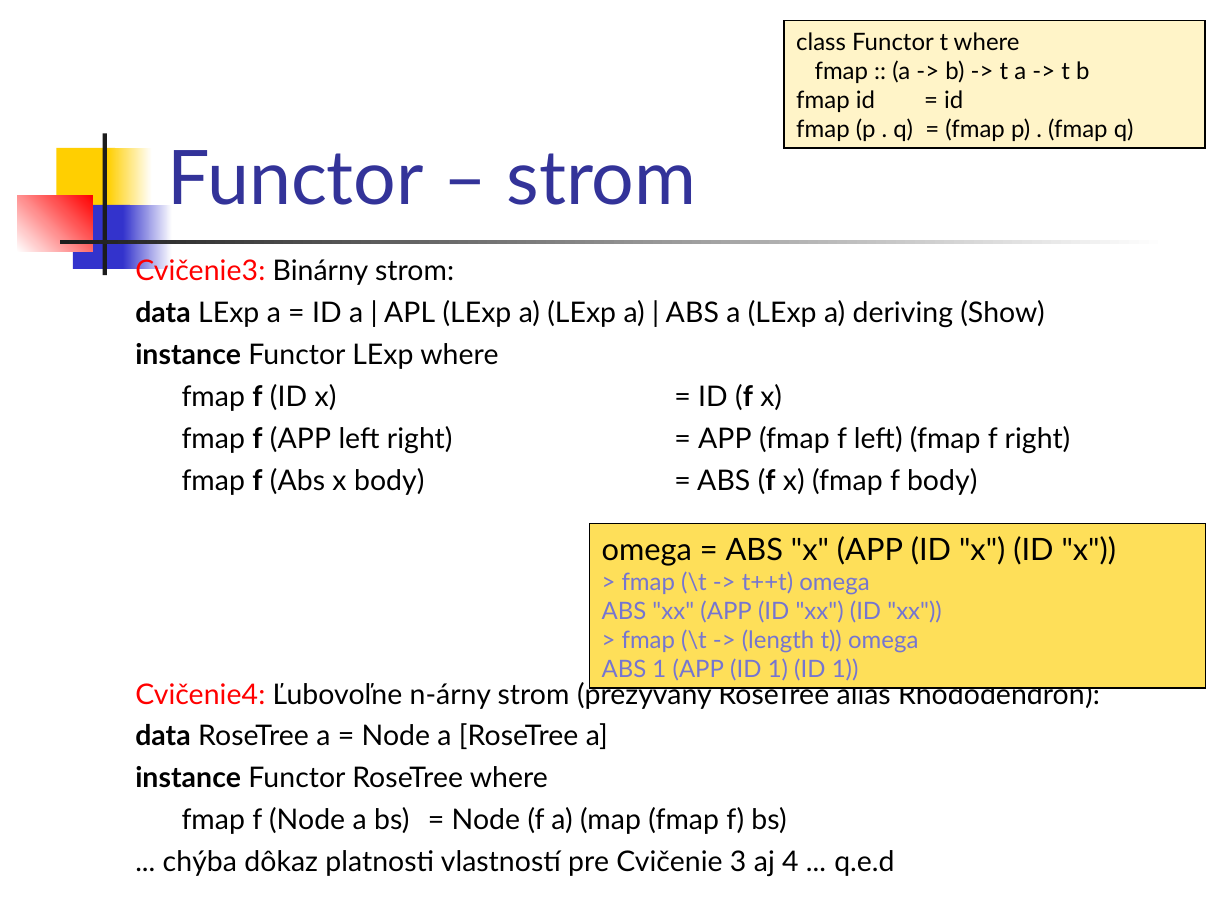
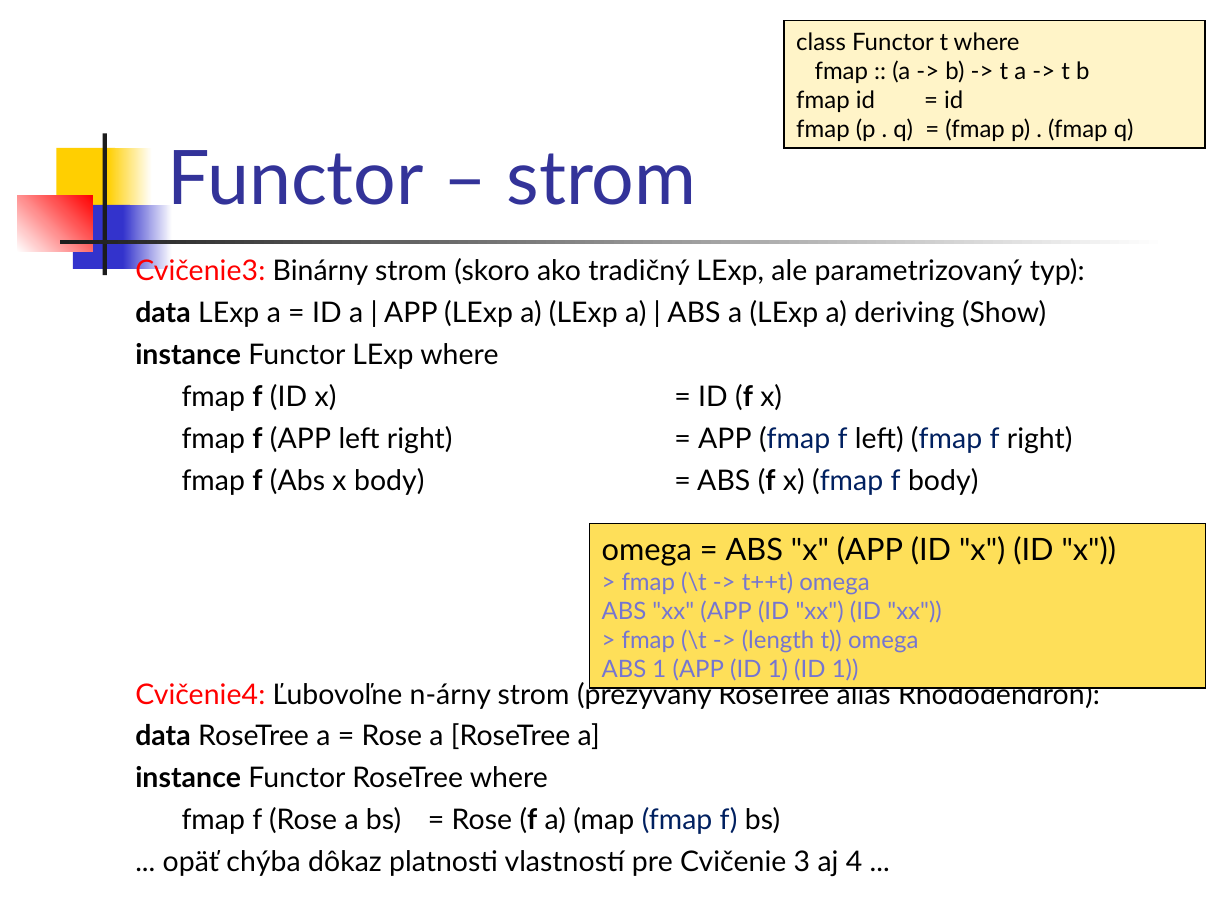
Before and after one commit to Funkcionalne/Prednasky, a slide deck: slide 12 of 11/11_fpro.ppt. Drawn at 1232x924 pixels with LibreOffice and Linux fonts; fonts in the diff are those of the drawing. Boxes give left, top, right and bottom in pixels: in the first picture for what was removed or moved away, otherwise in the second. Text is boxed around its words. In the diff, an @@ line names an element or a change of style, - is before the commit and + after.

```diff
--- a/11/11_fpro.ppt
+++ b/11/11_fpro.ppt
@@ text at bbox=[135, 256, 1085, 328]: text changed @@
-Cvičenie3: Binárny strom:
-data LExp a = ID a | APL (LExp a) (LExp a) | ABS a (LExp a) deriving (Show)
+Cvičenie3: Binárny strom (skoro ako tradičný LExp, ale parametrizovaný typ):
+data LExp a = ID a | APP (LExp a) (LExp a) | ABS a (LExp a) deriving (Show)
@@ text at bbox=[182, 426, 1073, 495]: text colour #000000 to #002060 in "(fmap f (fmap f", "(fmap f" @@
@@ text at bbox=[135, 723, 600, 749]: text changed @@
-data RoseTree a = Node a [RoseTree a]
+data RoseTree a = Rose a [RoseTree a]
@@ text at bbox=[163, 807, 862, 876]: text changed @@
-fmap f (Node a bs) = Node (f a) (map (fmap f) bs)
-... chýba dôkaz platnosti vlastností pre Cvičenie 3 aj 4 ... q.e.d
+fmap f (Rose a bs) = Rose (f a) (map (fmap f) bs)
+... opäť chýba dôkaz platnosti vlastností pre Cvičenie 3 aj 4 ...
```
Also in this commit, not shown: 33 other slides changed, 1 slide added, 6 other files.
